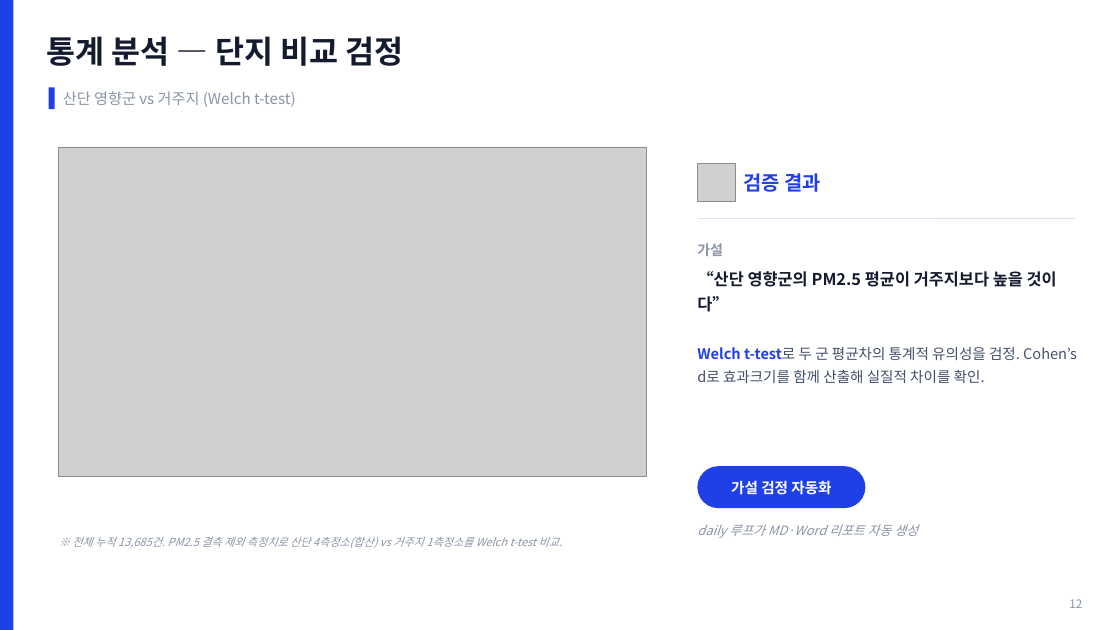
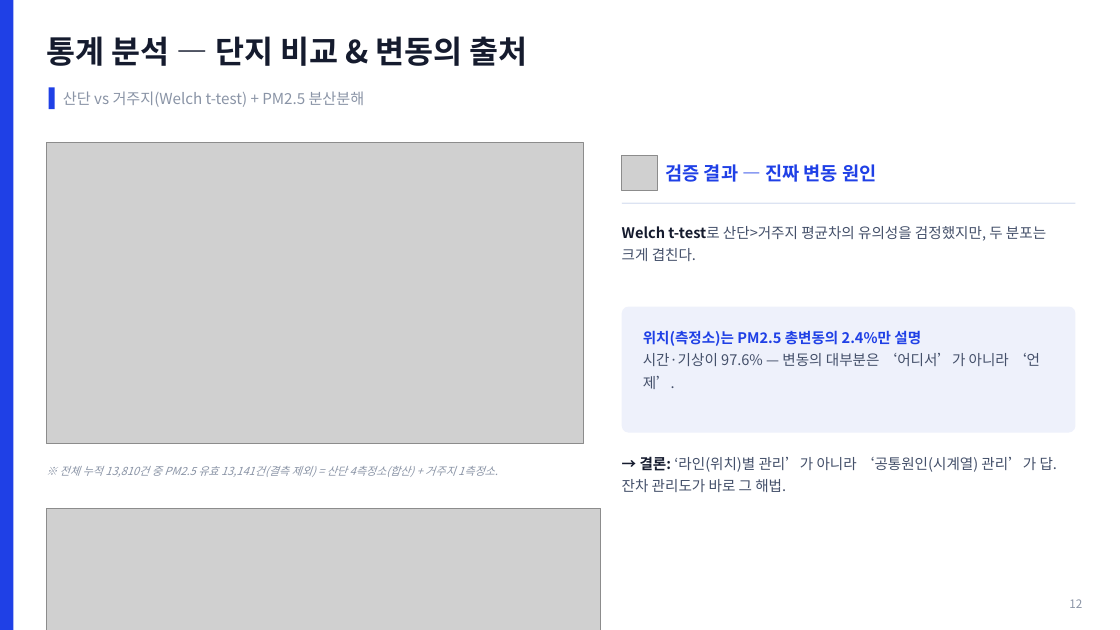
Before and after one commit to robinho0329/chungbuk-air-quality-monitor, a slide deck: slide 13 of reports/portfolio/포트폴리오_충북대기질_SPC.pptx. Drawn at 1120x630 pixels with LibreOffice and Linux fonts; fonts in the diff are those of the drawing; grey boxes stand for pictures. Boxes give left, top, right and bottom in pixels: in the first picture for what was removed or moved away, otherwise in the second. Text is boxed around its words. In the diff, an @@ line names an element or a change of style, - is before the commit and + after.

```diff
--- a/reports/portfolio/포트폴리오_충북대기질_SPC.pptx
+++ b/reports/portfolio/포트폴리오_충북대기질_SPC.pptx
@@ text at <box>46,36,528,66</box>: text changed @@
-통계 분석 — 단지 비교 검정
+통계 분석 — 단지 비교 & 변동의 출처
@@ text at <box>63,91,365,107</box>: text changed @@
-산단 영향군 vs 거주지 (Welch t-test)
+산단 vs 거주지(Welch t-test) + PM2.5 분산분해
@@ picture: place and size @@
-picture at <box>59,147,647,476</box>
+picture at <box>46,143,584,444</box>
@@ picture: place and size @@
-picture at <box>697,164,735,202</box>
+picture at <box>622,155,657,191</box>
@@ text at <box>665,164,876,182</box>: text changed; size 17 to 16 pt @@
-검증 결과
+검증 결과 — 진짜 변동 원인
@@ line moved from (697, 218) - (1075, 218) to (622, 203) - (1075, 203) @@
@@ text added at <box>622,226,1046,261</box>, 12.5 pt, text #44506A @@
+Welch t-test로 산단>거주지 평균차의 유의성을 검정했지만, 두 분포는 크게 겹친다.
@@ text removed at <box>697,243,723,256</box> @@
-가설
@@ text removed at <box>697,271,1057,312</box> @@
-“산단 영향군의 PM2.5 평균이 거주지보다 높을 것이다”
@@ rounded rectangle added at <box>622,307,1075,433</box>, fill #EEF1FB @@
@@ text added at <box>643,330,1040,389</box>, 12.5 pt, text #44506A @@
+위치(측정소)는 PM2.5 총변동의 2.4%만 설명
+시간·기상이 97.6% — 변동의 대부분은 ‘어디서’가 아니라 ‘언제’.
@@ text removed at <box>697,347,1077,383</box> @@
-Welch t-test로 두 군 평균차의 통계적 유의성을 검정. Cohen’s d로 효과크기를 함께 산출해 실질적 차이를 확인.
@@ text at <box>60,466,498,477</box>: text changed @@
-※ 전체 누적 13,685건. PM2.5 결측 제외 측정치로 산단 4측정소(합산) vs 거주지 1측정소를 Welch t-test 비교.
+※ 전체 누적 13,810건 중 PM2.5 유효 13,141건(결측 제외) = 산단 4측정소(합산) + 거주지 1측정소.
@@ text added at <box>622,456,1057,492</box>, 12.5 pt, text #44506A @@
+→ 결론: ‘라인(위치)별 관리’가 아니라 ‘공통원인(시계열) 관리’가 답. 잔차 관리도가 바로 그 해법.
@@ rounded rectangle removed at <box>697,466,865,508</box> @@
@@ picture added at <box>46,508,601,630</box> @@
@@ text removed at <box>731,480,831,495</box> @@
-가설 검정 자동화
@@ text removed at <box>697,524,918,538</box> @@
-daily 루프가 MD·Word 리포트 자동 생성
```
Also in this commit, not shown: 10 other slides changed, 2 other files.
